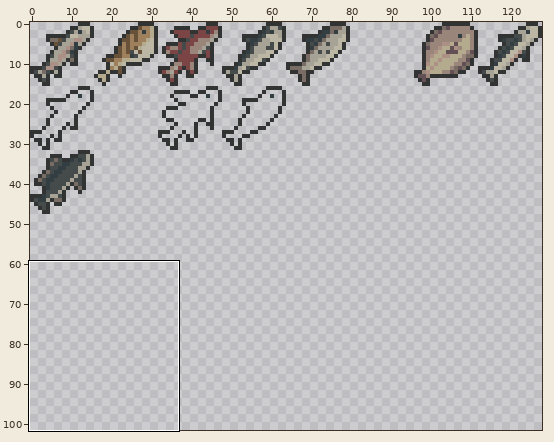
Edited in one commit: pixel-art file (project/assets/spritesheets/fish.aseprite). The first picture is a wide view before the edit; the outline marks the close-up.
Close-up. Before the edit:
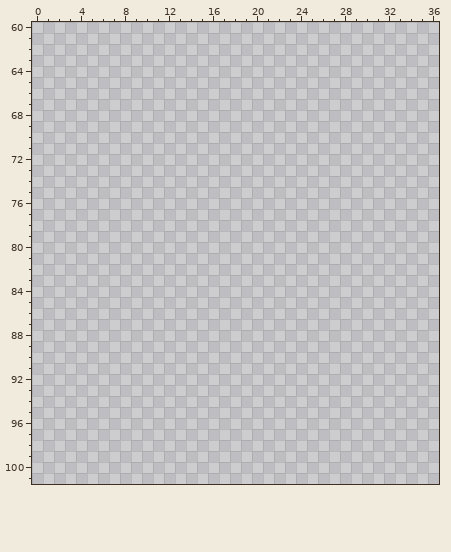
128x128 pixels, 1 frame. Shown: x 0..36, y 60..101. The wide view leaves out empty margins.
The result:
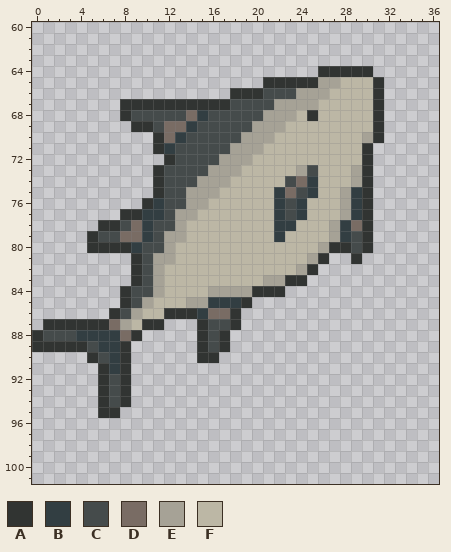
Palette (. is transparent): A #313432  B #323e42  C #454b4b  D #796c64  E #a6a296  F #bcb7a5
What changed:
Changed rows in their new state; - is an unchanged pixel.
first column x 0:
 64 --------------------------AAAAA-
 65 ---------------------AAAAAEEFFFA
 66 ------------------AAACCCEEEFFFFA
 67 --------AAAAAAAAAACCCCEEEEFFFFFA
 68 --------ACCCCCDBCCCCCEEEFAFFFFFA
 69 ---------AACDDBCCCCCEEEFFFFFFFFA
 70 -----------ADBCCCCCEEEFFFFFFFFEA
 71 -----------ABCCCCCEEEFFFFFFFFFA-
 72 ------------ACCCCEEEFFFFFFFFFFA-
 73 -----------ACCCCEEEFFFFFECFFFEA-
 74 -----------ACCCEEEFFFFFCDBFFFEA-
 75 -----------ACCEEEFFFFFBDCBFFEBA-
 76 ----------ABCCEEFFFFFFBCBFFFEBA-
 77 --------AABBCEEFFFFFFFBCBFFFEBA-
 78 ------AACDBCCEFFFFFFFFBBFFFEBDA-
 79 -----ACCDDBCEEFFFFFFFFBFFFFEBCA-
 80 -----AAAABCCEFFFFFFFFFFFFFEAACA-
 81 ---------ACEEFFFFFFFFFFFFEA--A--
 82 ---------ACEFFFFFFFFFFFFEA------
 83 ---------ACEFFFFFFFFFEEAA-------
 84 --------ACCEFFFFEEEEAAA---------
 85 --------ACEFFFEEBBBA------------
 86 -------ACEFFAAABDDA-------------
 87 -AAAAAADEFAA---ACCA-------------
 88 ACCCBBBBDA-----ACA--------------
 89 AAAAACBBA------ACA--------------
 90 -----ACBA------AA---------------
 91 ------ABA-----------------------
 92 ------ACA-----------------------
 93 ------ACA-----------------------
 94 ------ACA-----------------------
 95 ------AA------------------------
Pixel boxes of the changes (left, top, right, bottom) in both close-ups:
added: (32, 66, 384, 418)
